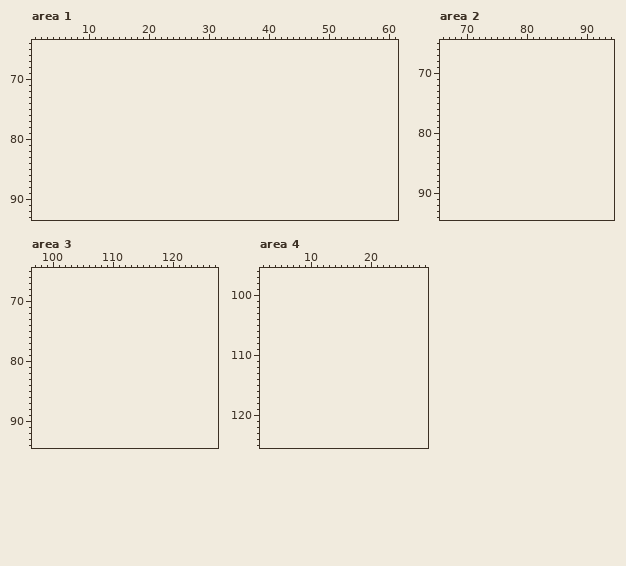
Pixel-art file: assets/aseprite/cargo-sheet.aseprite. Above, as it was before the edit.
128x63 pixels, 1 frame. Colours within 5 levels of each other are drawn and written as one. Shown: area 1: x 1..61, y 64..93; area 2: x 66..94, y 65..94; area 3: x 97..127, y 65..94; area 4: x 2..29, y 96..125. The old version is drawn lined up with the new one, on the new canvas. The commit also changed other parts of the picture, which this record leaves out.
The result:
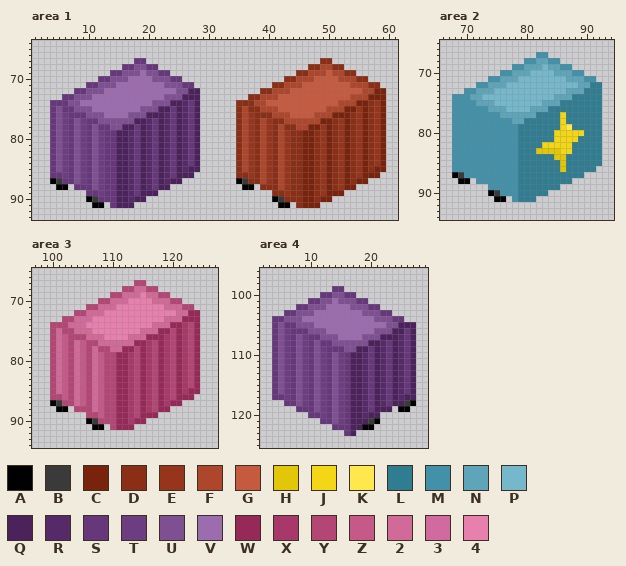
Palette (. is transparent): A #000000  B #3a3a3a  C #7a230c  D #8b2e16  E #97351c  F #ae462b  G #c55a3f  H #e2c60a  J #f3d615  K #ffe84e  L #307c91  M #4291a8  N #5ea5b9  P #76b8cb  Q #4c225d  R #562a68  S #66377a  T #6c3d80  U #7e5091  V #9b6cae  W #972959  X #a83869  Y #b44676  Z #c55988  2 #d16a97  3 #d16a9f  4 #e880ad
Edits made:
canvas 128x63 -> 128x127
Area 1:
y 67: x 18..19 .. -> SS; x 49..50 .. -> DD
y 68: x 16..21 ...... -> SSUUSS; x 47..52 ...... -> DDFFDD
y 69: x 14..23 .......... -> SSUUUVUUSS; x 45..54 .......... -> DDFFFGFFDD
y 70: x 12..25 .............. -> SSUUUVVVVUUUSS; x 43..56 .............. -> DDFFFGGGGFFFDD
y 71: x 10..27 .................. -> SSUUUVVVVVVVVUUUSS; x 41..58 .................. -> DDFFFGGGGGGGGFFFDD
y 72: x 8..28 ..................... -> SSUUUVVVVVVVVVVVVUUQQ; x 39..59 ..................... -> DDFFFGGGGGGGGGGGGFFCC
y 73: x 6..28 ....................... -> SSUUUVVVVVVVVVVVVUUUQQQ; x 37..59 ....................... -> DDFFFGGGGGGGGGGGGFFFCCC
y 74: x 4..28 ......................... -> SSSUUVVVVVVVVVVVVUUUQQRSQ; x 35..59 ......................... -> DDDFFGGGGGGGGGGGGFFFCCDEC
y 75: x 4..28 ......................... -> SUSSUUUVVVVVVVVUUUQQSQRSQ; x 35..59 ......................... -> DFDDFFFGGGGGGGGFFFCCECDEC
y 76: x 4..28 ......................... -> SUTSSSUUUVVVVUUUQQQRSQRSQ; x 35..59 ......................... -> DFEDDDFFFGGGGFFFCCCDECDEC
y 77: x 4..28 ......................... -> SUTSUTSSUUUUUUQQRSQRSQRSQ; x 35..59 ......................... -> DFEDFEDDFFFFFFCCDECDECDEC
y 78: x 4..28 ......................... -> SUTSUTSUSSUUQQSQRSQRSQRSQ; x 35..59 ......................... -> DFEDFEDFDDFFCCECDECDECDEC
y 79..84: x 4..28 ......................... -> SUTSUTSUTSSQQRSQRSQRSQRSQ; x 35..59 ......................... -> DFEDFEDFEDDCCDECDECDECDEC
y 85: x 4..28 ......................... -> SUTSUTSUTSSQQRSQRSQRSQRQQ; x 35..59 ......................... -> DFEDFEDFEDDCCDECDECDECDCC
y 86: x 4..27 ........................ -> SSTSUTSUTSSQQRSQRSQRSQQQ; x 35..58 ........................ -> DDEDFEDFEDDCCDECDECDECCC
y 87: x 4..25 ...................... -> ABSSUTSUTSSQQRSQRSQRQQ; x 35..56 ...................... -> ABDDFEDFEDDCCDECDECDCC
y 88: x 5..6 .. -> AA; x 8..23 ................ -> SSSUTSSQQRSQRSQQ; x 36..37 .. -> AA; x 39..54 ................ -> DDDFEDDCCDECDECC
y 89: x 10..21 ............ -> SSTSSQQRSQQQ; x 41..52 ............ -> DDEDDCCDECCC
y 90: x 10..19 .......... -> ABSSSQQRQQ; x 41..50 .......... -> ABDDDCCDCC
y 91: x 11..12 .. -> AA; x 14..17 .... -> SQQQ; x 42..43 .. -> AA; x 45..48 .... -> DCCC
Area 2:
y 67: x 82..83 .. -> MM
y 68: x 80..85 ...... -> MMNNMM
y 69: x 78..87 .......... -> MMNNNPNNMM
y 70: x 76..89 .............. -> MMNNNPPPPNNNMM
y 71: x 74..91 .................. -> MMNNNPPPPPPPPNNNMM
y 72: x 72..92 ..................... -> MMNNNPPPPPPPPPPPPNNLL
y 73: x 70..92 ....................... -> MMNNNPPPPPPPPPPPPNNNLLL
y 74: x 68..92 ......................... -> MMMNNPPPPPPPPPPPPNNNLLLLL
y 75: x 68..92 ......................... -> MMMMNNNPPPPPPPPNNNLLLLLLL
y 76: x 68..92 ......................... -> MMMMMMNNNPPPPNNNLLLLLLLLL
y 77: x 68..92 ......................... -> MMMMMMMMNNNNNNLLLLJLLLLLL
y 78: x 68..92 ......................... -> MMMMMMMMMMNNLLLLLLJLLLLLL
y 79: x 68..92 ......................... -> MMMMMMMMMMMLLLLLLLJKLLLLL
y 80: x 68..92 ......................... -> MMMMMMMMMMMLLLLLLJJJJJLLL
y 81: x 68..92 ......................... -> MMMMMMMMMMMLLLLLLJJJJLLLL
y 82: x 68..92 ......................... -> MMMMMMMMMMMLLLLJJJJJLLLLL
y 83: x 68..92 ......................... -> MMMMMMMMMMMLLLHHHHJJLLLLL
y 84: x 68..92 ......................... -> MMMMMMMMMMMLLLLLLHHLLLLLL
y 85: x 68..92 ......................... -> MMMMMMMMMMMLLLLLLLHLLLLLL
y 86: x 68..91 ........................ -> MMMMMMMMMMMLLLLLLLHLLLLL
y 87: x 68..89 ...................... -> ABMMMMMMMMMLLLLLLLLLLL
y 88: x 69..70 .. -> AA; x 72..87 ................ -> MMMMMMMLLLLLLLLL
y 89: x 74..85 ............ -> MMMMMLLLLLLL
y 90: x 74..83 .......... -> ABMMMLLLLL
y 91: x 75..76 .. -> AA; x 78..81 .... -> MLLL
Area 3:
y 67: x 114..115 .. -> YY
y 68: x 112..117 ...... -> YY22YY
y 69: x 110..119 .......... -> YY222422YY
y 70: x 108..121 .............. -> YY2224444222YY
y 71: x 106..123 .................. -> YY22244444444222YY
y 72: x 104..124 ..................... -> YY22244444444444422WW
y 73: x 102..124 ....................... -> YY233444444444444222WWW
y 74: x 100..124 ......................... -> YYY22244444444444222WWXYW
y 75: x 100..124 ......................... -> Y2YY22244444444222WWYWXYW
y 76: x 100..124 ......................... -> Y2ZYYY2224444222WWWXYWXYW
y 77: x 100..124 ......................... -> Y2ZY2ZYY222222WWXYWXYWXYW
y 78: x 100..124 ......................... -> Y2ZY2ZY2YY22WWYWXYWXYWXYW
y 79..84: x 100..124 ......................... -> Y2ZY2ZY2ZYYWWXYWXYWXYWXYW
y 85: x 100..124 ......................... -> Y2ZY2ZY2ZYYWWXYWXYWXYWXWW
y 86: x 100..123 ........................ -> YYZY2ZY2ZYYWWXYWXYWXYWWW
y 87: x 100..121 ...................... -> ABYY2ZY2ZYYWWXYWXYWXWW
y 88: x 101..102 .. -> AA; x 104..119 ................ -> YYY2ZYYWWXYWXYWW
y 89: x 106..117 ............ -> YYZYYWWXYWWW
y 90: x 106..115 .......... -> ABYYYWWXWW
y 91: x 107..108 .. -> AA; x 110..113 .... -> YWWW
Area 4:
y 99: x 14..15 .. -> SS
y 100: x 12..17 ...... -> SSUUSS
y 101: x 10..19 .......... -> SSUUVUUUSS
y 102: x 8..21 .............. -> SSUUUVVVVUUUSS
y 103: x 6..23 .................. -> SSUUUVVVVVVVVUUUSS
y 104: x 4..25 ...................... -> SSUUUVVVVVVVVVVVVUUUSS
y 105: x 4..27 ........................ -> SUSSUUUVVVVVVVVVVVVUUQQQ
y 106: x 4..27 ........................ -> SUTSSSUUUVVVVVVVVUUUQQSQ
y 107: x 4..27 ........................ -> SUTSUTSSUUUVVVVUUUQQQRSQ
y 108: x 4..27 ........................ -> SUTSUTSUSSUUUUUUQQRSQRSQ
y 109: x 4..27 ........................ -> SUTSUTSUTSSSUUQQSQRSQRSQ
y 110..116: x 4..27 ........................ -> SUTSUTSUTSUTSQQRSQRSQRSQ
y 117: x 4..27 ........................ -> SSTSUTSUTSUTSQQRSQRSQRQQ
y 118: x 6..27 ...................... -> SSUTSUTSUTSQQRSQRSQQBA
y 119: x 8..23 ................ -> SSSUTSUTSQQRSQQQ; x 25..26 .. -> AA
y 120: x 10..21 ............ -> SSTSUTSQQRQQ
y 121: x 12..21 .......... -> SSUTSQQQBA
y 122: x 14..20 ....... -> SSSQQAA
y 123: x 16..17 .. -> SQ
Boxes around the changes in both pictures, in picture pixels (x1, y1, x2, y2):
added: (50, 58, 200, 208)
added: (236, 58, 386, 208)
added: (452, 52, 602, 202)
added: (50, 280, 200, 430)
added: (272, 286, 416, 436)
